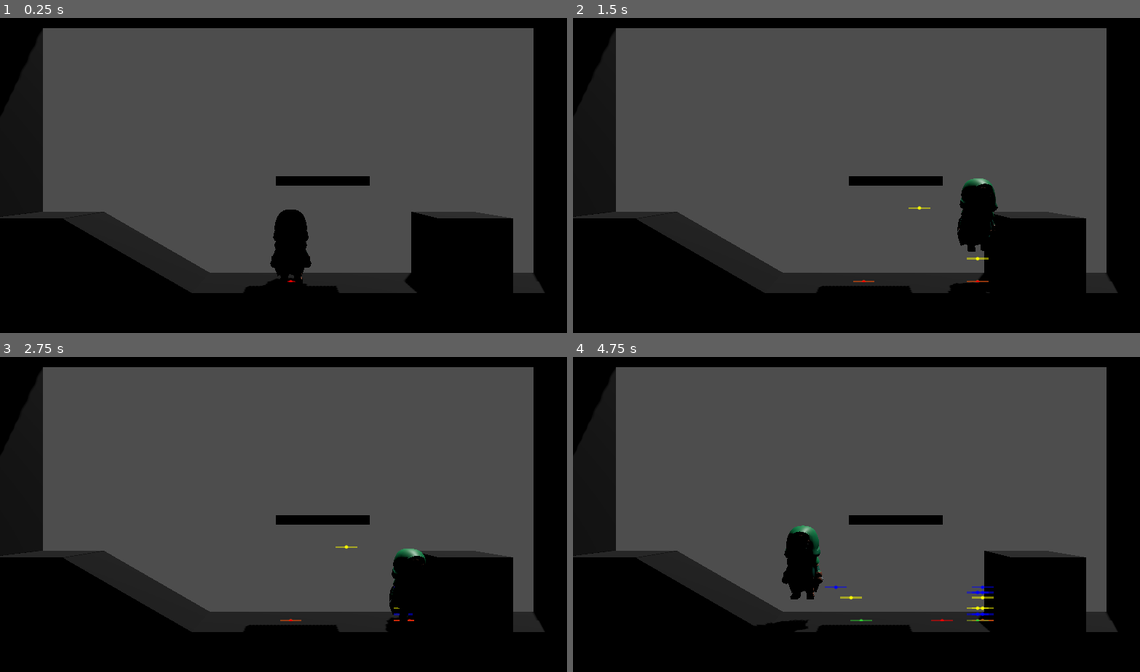
Above: before the commit, frames 1-4 (two rows, left to right).
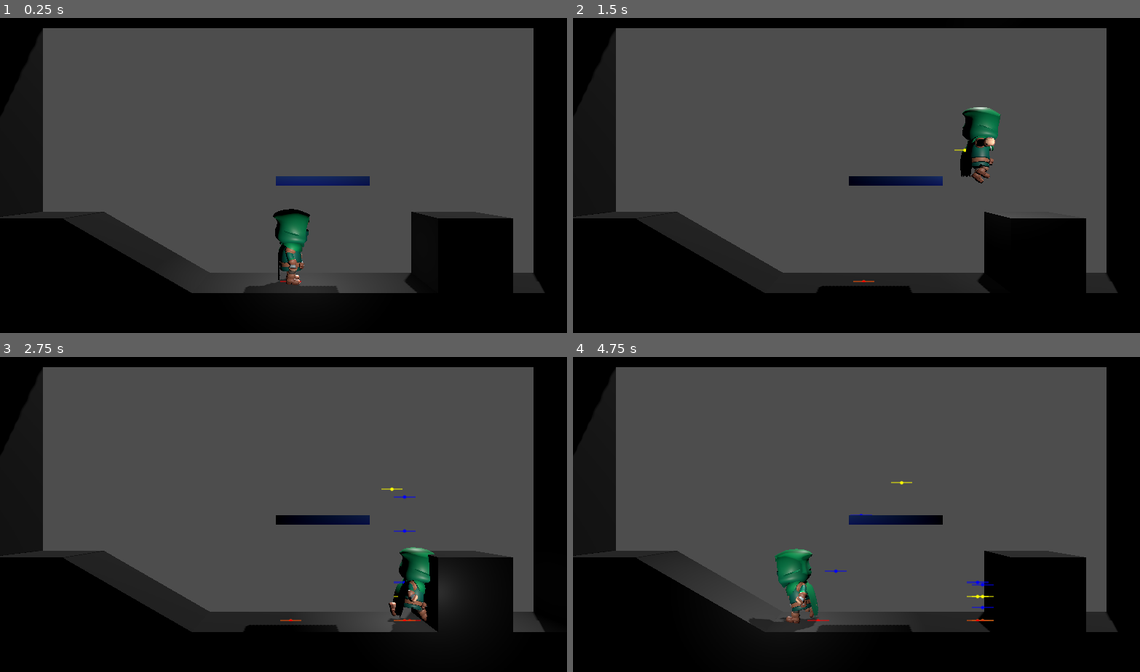
Above: after the commit, the same moments.

Repository: CaptainTiki/CastleMegaTroid
Game: Godot game, scene res://playground.tscn
Same seed, same stepped clock (60 frames per second), same inputs: the game is played once before the commit and once after it.
Inputs:
- Up to frame 1 (0.25 s): no input
- Up to frame 2 (1.5 s): tap Enter at 0.5 s; hold D (right) 0.53-1.28 s; hold Space (jump) 0.53-1.28 s; hold S (down) from 1.28 s (still down); tap Space (jump) at 1.35 s
- Up to frame 3 (2.75 s): tap Space (jump) at 1.52, 1.82 s; release S (down) at 2.03 s; hold D (right) from 2.03 s (still down); hold Space (jump) from 2.03 s (still down)
- Up to frame 4 (4.75 s): release D (right) at 2.78 s; release Space (jump) at 2.78 s; hold W (up) 2.78-3.53 s; tap Space (jump) at 2.85, 3.02, 3.32, 4.35, 4.52 s; hold Space (jump) 3.53-4.28 s; hold A (left) from 3.53 s (still down)

The runs differ from the first frame. In frame 1, 2.9% of the frame differs, in the area x 42-66%, y 50-88%; in frame 2, 3.2%; in frame 3, 2.8%; in frame 4, 4.0%, in the area x 24-75%, y 39-88%.

Commit message:
Oneway Platforms - 1st pass

Diff:
--- a/assets/meshes/characters/player/rogue_character.tscn
+++ b/assets/meshes/characters/player/rogue_character.tscn
@@ -3,75 +3,80 @@
 [ext_resource type="PackedScene" uid="uid://qaawakrrym6y" path="res://assets/meshes/characters/player/Rogue.glb" id="1_80f4b"]
 
 [node name="RogueCharacter" unique_id=1976219135 instance=ExtResource("1_80f4b")]
+transform = Transform3D(-4.371139e-08, 0, 1, 0, 1, 0, -1, 0, -4.371139e-08, 0, 0, 0)
 
-[node name="Skeleton3D" parent="Rogue" parent_id_path=PackedInt32Array(778246442) index="0" unique_id=1346717605]
+[node name="Skeleton3D" parent="Rogue" parent_id_path=PackedInt32Array(764894579) index="0" unique_id=665802903]
 bones/0/rotation = Quaternion(-8.557133e-09, 1.2043154e-07, -2.0610973e-15, 1)
-bones/1/position = Vector3(-4.9991875e-22, 0.38535658, 1.7091768e-15)
-bones/1/rotation = Quaternion(0.0037687607, 0.043157466, 0.00016280681, 0.99906117)
-bones/1/scale = Vector3(0.9999999, 1, 0.9999999)
-bones/2/position = Vector3(0.17094508, 0.11358722, 2.4869003e-08)
-bones/2/rotation = Quaternion(0.98980224, 0.057665177, 0.07128227, 0.10901876)
-bones/2/scale = Vector3(0.99999994, 0.9999997, 1.0000013)
-bones/3/position = Vector3(3.4207986e-08, 0.22707759, 2.0907809e-09)
-bones/3/rotation = Quaternion(0.32196084, 7.125533e-08, -2.1633944e-07, 0.9467531)
-bones/3/scale = Vector3(1.0000004, 0.9999999, 1)
-bones/4/position = Vector3(-7.916243e-09, 0.14943704, -1.6324579e-08)
-bones/4/rotation = Quaternion(-0.5626847, -0.112537846, 0.047439866, 0.8176006)
-bones/4/scale = Vector3(1.0000002, 1.0000007, 0.9999993)
-bones/5/position = Vector3(1.5022067e-08, 0.16565005, -4.955892e-09)
-bones/5/rotation = Quaternion(-1.0176625e-06, 0.9202346, -0.39136732, 4.161447e-07)
-bones/5/scale = Vector3(1.0000001, 0.9999975, 1.0000027)
-bones/6/position = Vector3(-0.17094508, 0.11358734, 3.3676066e-09)
-bones/6/rotation = Quaternion(0.9954684, -0.030872757, 0.031062933, 0.08440764)
-bones/6/scale = Vector3(0.9999998, 0.9999997, 1.0000012)
-bones/7/position = Vector3(-9.590471e-09, 0.22707748, -1.4257818e-08)
-bones/7/rotation = Quaternion(0.33251077, -7.341192e-08, 2.3272982e-07, 0.9430995)
-bones/7/scale = Vector3(1, 0.9999998, 1)
-bones/8/position = Vector3(1.6356344e-08, 0.14943703, 7.0378268e-09)
-bones/8/rotation = Quaternion(-0.5911711, 0.11402479, -0.013704315, 0.7983278)
-bones/8/scale = Vector3(0.99999964, 1.0000006, 0.99999917)
-bones/9/position = Vector3(7.2770354e-09, 0.16565001, 2.4832259e-08)
-bones/9/rotation = Quaternion(-8.931782e-05, 0.9202216, -0.39139768, 2.040913e-05)
-bones/9/scale = Vector3(1.0000002, 0.9999978, 1.0000021)
-bones/10/position = Vector3(1.6653345e-16, 0.1919775, -9.367507e-16)
-bones/10/rotation = Quaternion(0.01081061, 3.1077783e-09, 0.0009357404, 0.99994123)
-bones/10/scale = Vector3(1.0000001, 1, 1.0000001)
-bones/11/position = Vector3(1.1102219e-16, 0.37498778, 3.6567967e-15)
-bones/11/rotation = Quaternion(-0.004543645, 5.208877e-09, -0.0003932904, 0.9999897)
-bones/11/scale = Vector3(0.99999994, 0.9999999, 0.99999994)
-bones/12/position = Vector3(5.783729e-11, 0.26879656, -6.470732e-10)
-bones/12/rotation = Quaternion(-0.010609487, -0.031339996, -0.0005840662, 0.99945235)
-bones/12/scale = Vector3(0.9999998, 1, 0.99999994)
-bones/13/position = Vector3(0.21200737, 0.1341321, 8.9202e-08)
-bones/13/rotation = Quaternion(-0.5386621, -0.10447322, -0.7642807, 0.33882695)
-bones/13/scale = Vector3(0.99999934, 0.99999917, 0.9999999)
-bones/14/position = Vector3(4.2567923e-08, 0.24189734, -3.83609e-08)
-bones/14/rotation = Quaternion(2.3174896e-07, 1.8462687e-08, -0.3758468, 0.9266819)
-bones/14/scale = Vector3(1.0000004, 0.9999998, 1.0000001)
-bones/15/position = Vector3(6.7139125e-09, 0.2600438, -8.199005e-08)
-bones/15/rotation = Quaternion(-2.2764013e-07, -2.6413438e-09, 0.026658095, 0.99964464)
-bones/15/scale = Vector3(1.0000001, 0.99999994, 1)
-bones/16/position = Vector3(2.9802305e-08, 0.073825836, 7.823097e-08)
-bones/16/rotation = Quaternion(-0.220511, -0.3436387, 0.17917986, 0.8950877)
-bones/16/scale = Vector3(0.9999999, 1.0000002, 1.0000004)
-bones/17/position = Vector3(1.4266169e-08, 0.096125074, -0.057500023)
-bones/17/rotation = Quaternion(0.002136484, 0.0021363462, -0.69921845, 0.71490175)
-bones/17/scale = Vector3(1.0000001, 1, 1)
-bones/18/position = Vector3(-0.21200734, 0.13413228, 7.003441e-08)
-bones/18/rotation = Quaternion(-0.5651689, 0.034648046, 0.7289636, 0.3847023)
-bones/18/scale = Vector3(0.99999917, 0.9999989, 1)
-bones/19/position = Vector3(-1.2423668e-07, 0.24189733, -5.22592e-08)
-bones/19/rotation = Quaternion(2.1925695e-07, -6.0397363e-09, 0.38917315, 0.92116475)
-bones/19/scale = Vector3(1.0000002, 0.9999996, 1)
-bones/20/position = Vector3(-5.006051e-08, 0.2600439, -2.8129824e-07)
-bones/20/rotation = Quaternion(-2.391134e-07, -8.223895e-09, -0.026658088, 0.99964464)
-bones/20/scale = Vector3(0.9999998, 0.9999998, 0.9999999)
-bones/21/position = Vector3(2.235176e-08, 0.07382588, -6.332993e-08)
-bones/21/rotation = Quaternion(-0.2109025, 0.38019195, -0.13269714, 0.89071083)
-bones/21/scale = Vector3(0.9999995, 0.99999994, 1.0000005)
-bones/22/position = Vector3(-3.1763026e-08, 0.096125245, -0.05750002)
-bones/22/rotation = Quaternion(0.0021364996, -0.0021363318, 0.69921845, 0.71490175)
-bones/22/scale = Vector3(1, 1.0000001, 1.0000001)
+bones/1/position = Vector3(-5.2245054e-22, 0.5056639, 1.7763568e-15)
+bones/1/rotation = Quaternion(-2.3474968e-16, -1.0331727e-07, 5.814742e-23, 1)
+bones/2/position = Vector3(0.17094505, 0.11358716, 2.9853382e-08)
+bones/2/rotation = Quaternion(0.95066243, 0.023711681, 0.02592389, 0.30823168)
+bones/2/scale = Vector3(1, 0.9999999, 1.0000014)
+bones/3/position = Vector3(-3.1217446e-08, 0.22707741, 6.29071e-09)
+bones/3/rotation = Quaternion(0.6087914, 5.789864e-08, -4.2331288e-07, 0.79333043)
+bones/3/scale = Vector3(1.0000001, 0.9999995, 1.0000012)
+bones/4/position = Vector3(-2.095476e-08, 0.14943704, -1.4185542e-08)
+bones/4/rotation = Quaternion(-0.3636177, -0.047520574, 0.017646806, 0.93016803)
+bones/4/scale = Vector3(1.0000001, 0.9999996, 1.0000007)
+bones/5/position = Vector3(2.7778185e-08, 0.16565004, 1.6603844e-09)
+bones/5/rotation = Quaternion(2.6618836e-05, 0.9204544, -0.3908503, -5.7944026e-06)
+bones/5/scale = Vector3(0.99999994, 0.9999969, 1.000003)
+bones/6/position = Vector3(-0.17094505, 0.11358716, 1.8136802e-08)
+bones/6/rotation = Quaternion(0.90056896, -0.028855072, -0.04152073, 0.43176284)
+bones/6/scale = Vector3(1, 0.9999999, 1.0000014)
+bones/7/position = Vector3(-2.0816948e-09, 0.2270775, 4.089857e-08)
+bones/7/rotation = Quaternion(0.81426966, -4.633926e-08, 5.761042e-07, 0.5804868)
+bones/7/scale = Vector3(1.0000001, 0.99999887, 1.0000012)
+bones/8/position = Vector3(9.313211e-09, 0.14943703, -5.818609e-08)
+bones/8/rotation = Quaternion(-0.59381086, 0.050659925, -0.044415552, 0.801779)
+bones/8/scale = Vector3(0.9999999, 1.0000006, 0.99999946)
+bones/9/position = Vector3(3.8954056e-08, 0.16565003, 2.4223613e-08)
+bones/9/rotation = Quaternion(6.792078e-05, 0.9201781, -0.39150023, -1.5184012e-05)
+bones/9/scale = Vector3(0.99999994, 0.9999974, 1.0000027)
+bones/10/position = Vector3(1.1894301e-23, 0.1919775, -7.021632e-16)
+bones/10/rotation = Quaternion(-2.0724546e-15, 1.7763568e-15, 3.7792972e-23, 1)
+bones/11/position = Vector3(-1.1836284e-22, 0.37498796, 7.7409367e-16)
+bones/11/rotation = Quaternion(5.582673e-15, -8.881784e-15, 7.161885e-23, 1)
+bones/11/scale = Vector3(1, 0.99999994, 1)
+bones/12/position = Vector3(-8.257313e-23, 0.26879656, 2.2534727e-15)
+bones/12/rotation = Quaternion(-7.480251e-15, 8.881784e-15, -2.4660499e-23, 1)
+bones/13/position = Vector3(0.21200739, 0.13413215, 8.895707e-08)
+bones/13/rotation = Quaternion(-0.66496044, -0.34263834, -0.37177563, 0.5497359)
+bones/13/scale = Vector3(0.99999946, 0.9999991, 0.9999998)
+bones/14/position = Vector3(-6.192454e-08, 0.24189728, 5.197734e-08)
+bones/14/rotation = Quaternion(2.1912354e-07, 7.9732594e-08, -0.5650661, 0.8250457)
+bones/14/scale = Vector3(1.0000005, 0.99999946, 0.99999994)
+bones/15/position = Vector3(-3.1630464e-08, 0.2600439, -1.6115251e-07)
+bones/15/rotation = Quaternion(-2.3751488e-07, 8.219325e-10, 0.026658092, 0.99964464)
+bones/15/scale = Vector3(0.99999964, 0.9999999, 1.0000001)
+bones/16/position = Vector3(-7.4505975e-09, 0.07382583, -1.434238e-07)
+bones/16/rotation = Quaternion(-0.090329714, 0.04756872, 0.49032795, 0.8655382)
+bones/16/scale = Vector3(1.0000001, 0.99999976, 0.99999994)
+bones/17/position = Vector3(1.914032e-08, 0.09612523, -0.057500012)
+bones/17/rotation = Quaternion(9.8351805e-08, -6.644171e-08, -0.7071067, 0.7071068)
+bones/17/scale = Vector3(0.99999994, 1, 0.99999994)
+bones/18/position = Vector3(-0.21200739, 0.13413215, 7.4318e-08)
+bones/18/rotation = Quaternion(-0.64887327, 0.37176117, 0.39684546, 0.53223205)
+bones/18/scale = Vector3(0.99999946, 0.9999991, 0.9999997)
+bones/19/position = Vector3(3.7048997e-09, 0.24189727, -4.0152056e-08)
+bones/19/rotation = Quaternion(2.0850759e-07, -9.620696e-08, 0.5037366, 0.8638573)
+bones/19/scale = Vector3(1.0000004, 0.9999994, 0.99999994)
+bones/20/position = Vector3(-4.3715303e-08, 0.2600438, 3.9076753e-08)
+bones/20/rotation = Quaternion(-2.3558806e-07, -1.5771139e-08, -0.026658095, 0.99964464)
+bones/20/scale = Vector3(0.9999998, 1.0000002, 1.0000001)
+bones/21/position = Vector3(2.980234e-08, 0.07382588, -6.332993e-08)
+bones/21/rotation = Quaternion(-0.019008998, -0.092694595, -0.4567224, 0.8845626)
+bones/21/scale = Vector3(1, 1, 1.0000001)
+bones/22/position = Vector3(-5.138216e-10, 0.09612508, -0.057499815)
+bones/22/rotation = Quaternion(1.06237295e-07, 5.9700945e-08, 0.7071067, 0.7071068)
+bones/22/scale = Vector3(1, 0.99999994, 1.0000001)
 
-[node name="AnimationPlayer" parent="." index="1" unique_id=199680336]
+[node name="AnimationPlayer" parent="." index="1" unique_id=1047997567]
+unique_name_in_owner = true
 autoplay = &"Idle_A"
+
+[node name="OmniLight3D" type="OmniLight3D" parent="." index="2" unique_id=1739075531]
+transform = Transform3D(1, 0, 0, 0, 1, 0, 0, 0, 1, -1.4083896, 1.074873, 0.39999995)
+
+[node name="OmniLight3D2" type="OmniLight3D" parent="." index="3" unique_id=2032818758]
+transform = Transform3D(1, 0, 0, 0, 1, 0, 0, 0, 1, 1.5916104, 1.074873, 0.40000007)
--- a/player/player.gd
+++ b/player/player.gd
@@ -15,7 +15,8 @@
 @onready var standing_collision_shape: CollisionShape3D = %StandingCollisionShape
 @onready var crouching_collision_shape: CollisionShape3D = %CrouchingCollisionShape
 @onready var mesh_instance: Node3D = $CharacterScene
-@onready var fall_raycast: RayCast3D = %FallRaycast
+@onready var one_way_detector: Node3D = %OneWayDetector
+@onready var animation_player: AnimationPlayer = $CharacterScene/AnimationPlayer
 #endregion
 
 #region /// State Machine Variables ///
@@ -30,6 +31,7 @@
 var direction : Vector2 = Vector2.ZERO
 var gravity : float = -16.5
 var gravity_fall_multiplier : float = 1.0
+var dropping_through_one_way: bool = false
 #endregion
 
 func _ready() -> void:
@@ -81,10 +83,17 @@
 	$Label3D.text = current_state.name
 
 func update_direction() -> void:
-	#var prev_direction : Vector2 = direction
+	var prev_direction : Vector2 = direction
 	var x_axis : float = Input.get_axis("left", "right")
 	var y_axis : float = Input.get_axis("up", "down")
 	direction = Vector2(x_axis, y_axis)
+
+	if prev_direction.x != direction.x:
+		if direction.x < 0.0:
+			mesh_instance.rotation.y = deg_to_rad(-90.0)
+		elif direction.x > 0.0:
+			mesh_instance.rotation.y = deg_to_rad(90.0)
+
 
 
 func add_debug_indicator(color : Color = Color.RED) -> void:
--- a/player/player.tscn
+++ b/player/player.tscn
@@ -23,6 +23,74 @@
 script = ExtResource("1_oul6g")
 
 [node name="CharacterScene" parent="." unique_id=1976219135 instance=ExtResource("2_boad6")]
+
+[node name="Skeleton3D" parent="CharacterScene/Rogue" parent_id_path=PackedInt32Array(1976219135, 511737017) index="0" unique_id=527029895]
+bones/1/position = Vector3(-2.8726737e-22, 0.39206377, 8.881784e-16)
+bones/1/rotation = Quaternion(-6.181375e-16, 0.043157768, 1.8626456e-09, 0.9990683)
+bones/1/scale = Vector3(0.9999999, 1, 0.9999999)
+bones/2/position = Vector3(0.17094508, 0.11358722, 2.4869003e-08)
+bones/2/rotation = Quaternion(0.9923529, 0.058147546, 0.07043116, 0.08303039)
+bones/2/scale = Vector3(0.99999994, 0.9999997, 1.0000013)
+bones/3/position = Vector3(3.4207986e-08, 0.22707759, 2.0907809e-09)
+bones/3/rotation = Quaternion(0.2629204, 7.3172785e-08, -1.7807808e-07, 0.9648175)
+bones/3/scale = Vector3(1.0000004, 0.9999999, 1)
+bones/4/position = Vector3(-7.916243e-09, 0.14943704, -1.6324579e-08)
+bones/4/rotation = Quaternion(-0.53015447, -0.11437364, 0.04180537, 0.839111)
+bones/4/scale = Vector3(1.0000002, 1.0000007, 0.9999993)
+bones/5/position = Vector3(1.5022067e-08, 0.16565005, -4.955892e-09)
+bones/5/rotation = Quaternion(1.5386804e-05, 0.92026025, -0.3913071, -3.3072283e-06)
+bones/5/scale = Vector3(1.0000001, 0.9999975, 1.0000027)
+bones/6/position = Vector3(-0.17094508, 0.11358734, 3.3676066e-09)
+bones/6/rotation = Quaternion(0.9973222, -0.02945736, 0.03152928, 0.05904828)
+bones/6/scale = Vector3(0.9999998, 0.9999997, 1.0000012)
+bones/7/position = Vector3(-9.590471e-09, 0.22707748, -1.4257818e-08)
+bones/7/rotation = Quaternion(0.2740081, -7.208485e-08, 1.9092425e-07, 0.96172744)
+bones/7/scale = Vector3(1, 0.9999998, 1)
+bones/8/position = Vector3(1.6356344e-08, 0.14943703, 7.0378268e-09)
+bones/8/rotation = Quaternion(-0.55903924, 0.11451283, -0.008627658, 0.82115006)
+bones/8/scale = Vector3(0.99999964, 1.0000006, 0.99999917)
+bones/9/position = Vector3(7.2770354e-09, 0.16565001, 2.4832259e-08)
+bones/9/rotation = Quaternion(-8.931782e-05, 0.9202216, -0.39139768, 2.040913e-05)
+bones/9/scale = Vector3(1.0000002, 0.9999978, 1.0000021)
+bones/10/position = Vector3(1.6653345e-16, 0.1919775, -9.367507e-16)
+bones/10/rotation = Quaternion(-2.1591907e-15, -3.725288e-09, 6.22332e-17, 1)
+bones/10/scale = Vector3(1.0000001, 1, 1.0000001)
+bones/11/position = Vector3(1.1102219e-16, 0.37498778, 3.6567967e-15)
+bones/11/rotation = Quaternion(0.0050096815, 3.7160148e-09, 0.00043362536, 0.99998736)
+bones/11/scale = Vector3(0.99999994, 0.9999999, 0.99999994)
+bones/12/position = Vector3(5.783729e-11, 0.26879656, -6.470732e-10)
+bones/12/rotation = Quaternion(-0.0035346458, -0.031341583, -0.00019459246, 0.9995025)
+bones/12/scale = Vector3(0.9999998, 1, 0.99999994)
+bones/13/position = Vector3(0.21200737, 0.1341321, 8.9202e-08)
+bones/13/rotation = Quaternion(-0.53361493, -0.116774395, -0.7717419, 0.32562765)
+bones/13/scale = Vector3(0.99999934, 0.99999917, 0.9999999)
+bones/14/position = Vector3(4.2567923e-08, 0.24189734, -3.83609e-08)
+bones/14/rotation = Quaternion(2.2519741e-07, -1.740773e-08, -0.35859546, 0.93349314)
+bones/14/scale = Vector3(1.0000004, 0.9999998, 1.0000001)
+bones/15/position = Vector3(6.7139125e-09, 0.2600438, -8.199005e-08)
+bones/15/rotation = Quaternion(-2.2764013e-07, -2.6413438e-09, 0.026658095, 0.99964464)
+bones/15/scale = Vector3(1.0000001, 0.99999994, 1)
+bones/16/position = Vector3(2.9802305e-08, 0.073825836, 7.823097e-08)
+bones/16/rotation = Quaternion(-0.22214931, -0.3458293, 0.18463314, 0.8927275)
+bones/16/scale = Vector3(0.9999999, 1.0000002, 1.0000004)
+bones/17/position = Vector3(1.4266169e-08, 0.096125074, -0.057500023)
+bones/17/rotation = Quaternion(1.01181556e-07, -5.2903026e-08, -0.7071067, 0.7071068)
+bones/17/scale = Vector3(1.0000001, 1, 1)
+bones/18/position = Vector3(-0.21200734, 0.13413228, 7.003441e-08)
+bones/18/rotation = Quaternion(-0.5606276, 0.04683241, 0.7369309, 0.37474838)
+bones/18/scale = Vector3(0.99999917, 0.9999989, 1)
+bones/19/position = Vector3(-1.2423668e-07, 0.24189733, -5.22592e-08)
+bones/19/rotation = Quaternion(2.0889334e-07, -5.988057e-08, 0.37637338, 0.92646813)
+bones/19/scale = Vector3(1.0000002, 0.9999996, 1)
+bones/20/position = Vector3(-5.006051e-08, 0.2600439, -2.8129824e-07)
+bones/20/rotation = Quaternion(-2.391134e-07, -8.223895e-09, -0.026658088, 0.99964464)
+bones/20/scale = Vector3(0.9999998, 0.9999998, 0.9999999)
+bones/21/position = Vector3(2.235176e-08, 0.07382588, -6.332993e-08)
+bones/21/rotation = Quaternion(-0.21243739, 0.38411778, -0.14025737, 0.8874976)
+bones/21/scale = Vector3(0.9999995, 0.99999994, 1.0000005)
+bones/22/position = Vector3(-3.1763026e-08, 0.096125245, -0.05750002)
+bones/22/rotation = Quaternion(9.603003e-08, 4.7518018e-08, 0.7071067, 0.7071068)
+bones/22/scale = Vector3(1, 1.0000001, 1.0000001)
 
 [node name="StandingCollisionShape" type="CollisionShape3D" parent="." unique_id=1455030624]
 unique_name_in_owner = true
@@ -60,7 +128,31 @@
 transform = Transform3D(1, 0, 0, 0, 1, 0, 0, 0, 1, 0, 2, 0)
 text = "Text"
 
-[node name="FallRaycast" type="RayCast3D" parent="." unique_id=574806221]
+[node name="OneWayDetector" type="Node3D" parent="." unique_id=899190344]
 unique_name_in_owner = true
+
+[node name="FallRaycastL" type="RayCast3D" parent="OneWayDetector" unique_id=644496216]
+transform = Transform3D(1, 0, 0, 0, 1, 0, 0, 0, 1, -0.3, -0.2, 0)
+visible = false
+enabled = false
 target_position = Vector3(0, -0.25, 0)
 collision_mask = 2
+hit_from_inside = true
+
+[node name="FallRaycastC" type="RayCast3D" parent="OneWayDetector" unique_id=574806221]
+transform = Transform3D(1, 0, 0, 0, 1, 0, 0, 0, 1, 0, -0.2, 0)
+visible = false
+enabled = false
+target_position = Vector3(0, -0.25, 0)
+collision_mask = 2
+hit_from_inside = true
+
+[node name="FallRaycastR" type="RayCast3D" parent="OneWayDetector" unique_id=959116661]
+transform = Transform3D(1, 0, 0, 0, 1, 0, 0, 0, 1, 0.3, -0.2, 0)
+visible = false
+enabled = false
+target_position = Vector3(0, -0.25, 0)
+collision_mask = 2
+hit_from_inside = true
+
+[editable path="CharacterScene"]
--- a/player/states/crouch.gd
+++ b/player/states/crouch.gd
@@ -1,32 +1,30 @@
 extends PlayerState
 class_name PlayerStateCrouch
-
-
 
 func init() -> void:
 	pass
 
 func enter() -> void:
+	player.animation_player.play("Crouching")
 	player.standing_collision_shape.disabled = true
 	player.crouching_collision_shape.disabled = false
-	player.mesh_instance.scale.y = 0.5
-	player.mesh_instance.position.y -= 0.5
 
 func exit() -> void:
 	player.standing_collision_shape.disabled = false
 	player.crouching_collision_shape.disabled = true
-	player.mesh_instance.scale.y = 1
-	player.mesh_instance.position.y += 0.5
 
-func handle_input( _event : InputEvent ) -> PlayerState:
-	if _event.is_action_pressed("jump"):
-		if player.fall_raycast.is_colliding():
+func handle_input(event: InputEvent) -> PlayerState:
+	if event.is_action_pressed("jump"):
+		if check_oneway_platform():
+			player.dropping_through_one_way = true
 			player.set_collision_mask_value(2, false)
+			player.velocity.y = -1.5
 			return fall
 		return jump
 	return next_state
 
 func process(_delta: float) -> PlayerState:
+	player.animation_player.pause()
 	if player.direction.y <= player.crouch_deadzone:
 		return idle
 	return next_state
@@ -38,3 +36,10 @@
 		return fall
 
 	return next_state
+
+func check_oneway_platform() -> bool:
+	for r in player.one_way_detector.get_children():
+		if r is RayCast3D:
+			if r.is_colliding():
+				return true
+	return false
--- a/player/states/fall.gd
+++ b/player/states/fall.gd
@@ -1,54 +1,77 @@
 extends PlayerState
 class_name PlayerStateFall
 
-@export var coyote_time : float = 0.125
-@export var gravity_fall_multiplier : float = 1.75
-@export var jump_buffer_time : float = 0.125
+@export var coyote_time: float = 0.125
+@export var gravity_fall_multiplier: float = 1.75
+@export var jump_buffer_time: float = 0.125
+@export var one_way_ignore_time: float = 0.5
 
-var coyote_timer : float = 0
-var gravity_at_jump = 1.0
-var jump_buffer_timer : float = 0
+var coyote_timer: float = 0.0
+var jump_buffer_timer: float = 0.0
+var one_way_timer: float = 0.0
+var previous_gravity_multiplier: float = 1.0
 
-func init() -> void:
-	pass
 
 func enter() -> void:
-	if player.debug:
-		player.gravity_fall_multiplier = gravity_fall_multiplier
+	player.animation_player.play("Jump_Idle")
 
-	gravity_at_jump = player.gravity_fall_multiplier
-	if player.previous_state == jump:
-		coyote_timer = 0
-	else:
+	previous_gravity_multiplier = player.gravity_fall_multiplier
+	player.gravity_fall_multiplier = gravity_fall_multiplier
+
+	coyote_timer = 0.0
+	jump_buffer_timer = 0.0
+	one_way_timer = 0.0
+
+	if player.dropping_through_one_way:
+		one_way_timer = one_way_ignore_time
+	elif player.previous_state != jump:
 		coyote_timer = coyote_time
 
+
 func exit() -> void:
-	player.gravity_fall_multiplier = gravity_at_jump
+	player.animation_player.play("Jump_Land")
+	player.gravity_fall_multiplier = previous_gravity_multiplier
 	player.add_debug_indicator(Color.RED)
-	pass
 
-func handle_input( event : InputEvent ) -> PlayerState:
+
+func handle_input(event: InputEvent) -> PlayerState:
 	if event.is_action_pressed("jump"):
-		if coyote_timer > 0:
+		if coyote_timer > 0.0:
 			return jump
-		else:
-			jump_buffer_timer = jump_buffer_time
-			player.add_debug_indicator(Color.BLUE)
+		jump_buffer_timer = jump_buffer_time
+		player.add_debug_indicator(Color.BLUE)
 	return next_state
 
-func process(delta: float) -> PlayerState:
+
+func process(_delta: float) -> PlayerState:
+	return next_state
+
+
+func physics_process(delta: float) -> PlayerState:
 	coyote_timer -= delta
 	jump_buffer_timer -= delta
+	player.velocity.x = player.direction.x * player.move_speed
+	if player.dropping_through_one_way:
+		one_way_timer -= delta
+
+		# Do not trust is_on_floor() during the drop-through.
+		if one_way_timer <= 0.0 and not check_oneway_platform():
+			player.set_collision_mask_value(2, true)
+			player.dropping_through_one_way = false
+		return next_state
+	# Normal falling logic.
+	if check_oneway_platform():
+		player.set_collision_mask_value(2, true)
+
+	if player.is_on_floor():
+		if jump_buffer_timer > 0.0:
+			return jump
+		return idle
 	return next_state
 
-func physics_process(_delta: float) -> PlayerState:
-	if player.is_on_floor():
-		if jump_buffer_timer >= 0:
-			return jump
-		return idle
-	elif player.fall_raycast.is_colliding():
-		player.set_collision_mask_value(2, true)
 
-	player.velocity.x = player.direction.x * player.move_speed
-
-	return next_state
+func check_oneway_platform() -> bool:
+	for child in player.one_way_detector.get_children():
+		if child is RayCast3D and child.is_colliding():
+			return true
+	return false
--- a/player/states/idle.gd
+++ b/player/states/idle.gd
@@ -6,6 +6,7 @@
 	pass
 
 func enter() -> void:
+	player.animation_player.play("Idle_A")
 	pass
 
 func exit() -> void:
--- a/player/states/jump.gd
+++ b/player/states/jump.gd
@@ -7,6 +7,7 @@
 	pass
 
 func enter() -> void:
+	player.animation_player.play("Jump_Start")
 	player.add_debug_indicator(Color.LIME_GREEN)
 	player.velocity.y = jump_velocity
 	player.set_collision_mask_value(2, false)
@@ -25,9 +26,6 @@
 	return next_state
 
 func physics_process(_delta: float) -> PlayerState:
-	#if we get bugs where the player lands EXACTLY on the floor at 0 velocity - may need this to fix bug
-	#if player.is_on_floor() and player.velocity.y <= 0:
-		#return idle
 	if player.velocity.y <= 0:
 		return fall
 
--- a/player/states/run.gd
+++ b/player/states/run.gd
@@ -7,6 +7,7 @@
 	pass
 
 func enter() -> void:
+	player.animation_player.play("Running_A")
 	pass
 
 func exit() -> void:
--- a/playground.tscn
+++ b/playground.tscn
@@ -19,8 +19,8 @@
 material = SubResource("StandardMaterial3D_0qn2o")
 size = Vector3(2.5, 0.25, 2)
 
-[sub_resource type="ConcavePolygonShape3D" id="ConcavePolygonShape3D_wt17y"]
-data = PackedVector3Array(-1.25, 0.125, 1, 1.25, 0.125, 1, -1.25, -0.125, 1, 1.25, 0.125, 1, 1.25, -0.125, 1, -1.25, -0.125, 1, 1.25, 0.125, -1, -1.25, 0.125, -1, 1.25, -0.125, -1, -1.25, 0.125, -1, -1.25, -0.125, -1, 1.25, -0.125, -1, 1.25, 0.125, 1, 1.25, 0.125, -1, 1.25, -0.125, 1, 1.25, 0.125, -1, 1.25, -0.125, -1, 1.25, -0.125, 1, -1.25, 0.125, -1, -1.25, 0.125, 1, -1.25, -0.125, -1, -1.25, 0.125, 1, -1.25, -0.125, 1, -1.25, -0.125, -1, 1.25, 0.125, 1, -1.25, 0.125, 1, 1.25, 0.125, -1, -1.25, 0.125, 1, -1.25, 0.125, -1, 1.25, 0.125, -1, -1.25, -0.125, 1, 1.25, -0.125, 1, -1.25, -0.125, -1, 1.25, -0.125, 1, 1.25, -0.125, -1, -1.25, -0.125, -1)
+[sub_resource type="BoxShape3D" id="BoxShape3D_uflcg"]
+size = Vector3(2.5040283, 0.2541504, 1.9951172)
 
 [node name="Playground" type="Node3D" unique_id=2024679414]
 
@@ -82,5 +82,6 @@
 collision_layer = 2
 collision_mask = 0
 
-[node name="CollisionShape3D" type="CollisionShape3D" parent="OneWayPlatform/StaticBody3D" unique_id=202035867]
-shape = SubResource("ConcavePolygonShape3D_wt17y")
+[node name="CollisionShape3D" type="CollisionShape3D" parent="OneWayPlatform/StaticBody3D" unique_id=1483257595]
+transform = Transform3D(1, 0, 0, 0, 1, 0, 0, 0, 1, -0.0005005002, -0.0021240711, -0.00048828125)
+shape = SubResource("BoxShape3D_uflcg")
Not shown, changed: assets/meshes/characters/player/Rogue.glb.import
